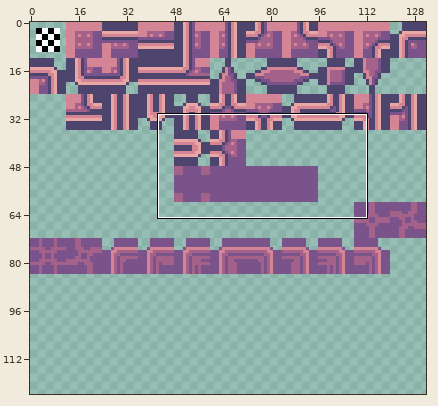
Two states of a sprite sheet, TowerOfDreams/tilesets/tFloor2/output_tileset.png. The picture above shows the old version from afar; the outline marks the close-up.
Close-up. The starting point:
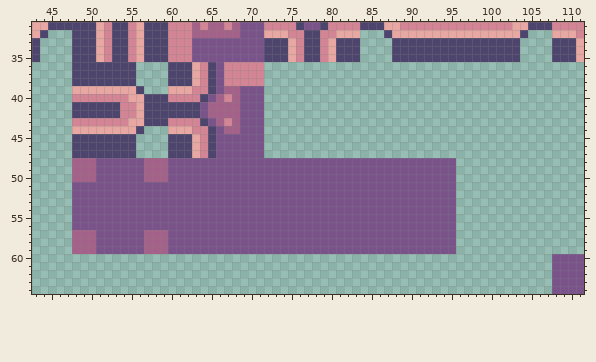
The file is 132x144 pixels. Shown: x 43..111, y 31..64. The wide view leaves out empty margins. The commit also changed other parts of the picture, which this record leaves out.
After the commit:
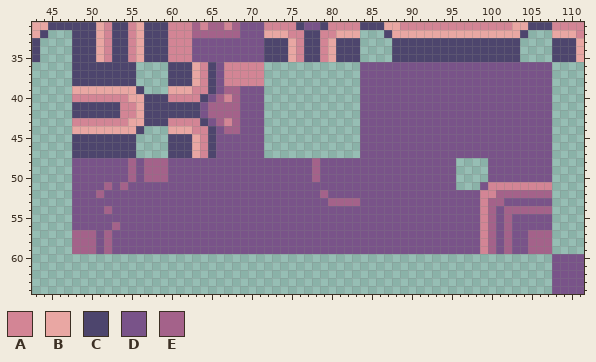
Palette (. is transparent): A #d38595  B #e9a7a3  C #4d456d  D #795389  E #a4628a
The edit:
@@ x 43..111 @@
 35 C....CCCBACCABCCCAAADDDDDDDDDCCCBACCABCCC....CCCCCCCCCCCCCCCC....CCCB
-36 .....CCCCCCCC....CCCBACDAAAAA........................................
-37 .....CCCCCCCC....CCCBACDAAAAA........................................
-38 .....CCCCCCCC....CCCBACDAAAAA........................................
-39 .....BBBBBBBBC...BBBAACDEEDDD........................................
-40 .....AAAAAAABBCCCAAAACDEAEDDD........................................
-41 .....CCCCCCAABCCCCCCCDEEEEDDD........................................
-42 .....CCCCCCAABCCCCCCCDEEEEDDD........................................
-43 .....AAAAAAABBCCCAAAACDEAEDDD........................................
-44 .....BBBBBBBBC...BBBAACDEEDDD........................................
-45 .....CCCCCCCC....CCCBACDDDDDD........................................
-46 .....CCCCCCCC....CCCBACDDDDDD........................................
-47 .....CCCCCCCC....CCCBACDDDDDD........................................
-48 .....EEEDDDDDDEEEDDDDDDDDDDDDDDDDDDDDDDDDDDDDDDDDDDDD................
-49 .....EEEDDDDDDEEEDDDDDDDDDDDDDDDDDDDDDDDDDDDDDDDDDDDD................
-50 .....EEEDDDDDDEEEDDDDDDDDDDDDDDDDDDDDDDDDDDDDDDDDDDDD................
-51 .....DDDDDDDDDDDDDDDDDDDDDDDDDDDDDDDDDDDDDDDDDDDDDDDD................
-52 .....DDDDDDDDDDDDDDDDDDDDDDDDDDDDDDDDDDDDDDDDDDDDDDDD................
-53 .....DDDDDDDDDDDDDDDDDDDDDDDDDDDDDDDDDDDDDDDDDDDDDDDD................
-54 .....DDDDDDDDDDDDDDDDDDDDDDDDDDDDDDDDDDDDDDDDDDDDDDDD................
-55 .....DDDDDDDDDDDDDDDDDDDDDDDDDDDDDDDDDDDDDDDDDDDDDDDD................
-56 .....DDDDDDDDDDDDDDDDDDDDDDDDDDDDDDDDDDDDDDDDDDDDDDDD................
-57 .....EEEDDDDDDEEEDDDDDDDDDDDDDDDDDDDDDDDDDDDDDDDDDDDD................
-58 .....EEEDDDDDDEEEDDDDDDDDDDDDDDDDDDDDDDDDDDDDDDDDDDDD................
-59 .....EEEDDDDDDEEEDDDDDDDDDDDDDDDDDDDDDDDDDDDDDDDDDDDD................
+36 .....CCCCCCCC....CCCBACDAAAAA............DDDDDDDDDDDDDDDDDDDDDDDD....
+37 .....CCCCCCCC....CCCBACDAAAAA............DDDDDDDDDDDDDDDDDDDDDDDD....
+38 .....CCCCCCCC....CCCBACDAAAAA............DDDDDDDDDDDDDDDDDDDDDDDD....
+39 .....BBBBBBBBC...BBBAACDEEDDD............DDDDDDDDDDDDDDDDDDDDDDDD....
+40 .....AAAAAAABBCCCAAAACDEAEDDD............DDDDDDDDDDDDDDDDDDDDDDDD....
+41 .....CCCCCCAABCCCCCCCDEEEEDDD............DDDDDDDDDDDDDDDDDDDDDDDD....
+42 .....CCCCCCAABCCCCCCCDEEEEDDD............DDDDDDDDDDDDDDDDDDDDDDDD....
+43 .....AAAAAAABBCCCAAAACDEAEDDD............DDDDDDDDDDDDDDDDDDDDDDDD....
+44 .....BBBBBBBBC...BBBAACDEEDDD............DDDDDDDDDDDDDDDDDDDDDDDD....
+45 .....CCCCCCCC....CCCBACDDDDDD............DDDDDDDDDDDDDDDDDDDDDDDD....
+46 .....CCCCCCCC....CCCBACDDDDDD............DDDDDDDDDDDDDDDDDDDDDDDD....
+47 .....CCCCCCCC....CCCBACDDDDDD............DDDDDDDDDDDDDDDDDDDDDDDD....
+48 .....DDDDDDDEDEEEDDDDDDDDDDDDDDDDDDEDDDDDDDDDDDDDDDDD....DDDDDDDD....
+49 .....DDDDDDDEDEEEDDDDDDDDDDDDDDDDDDEDDDDDDDDDDDDDDDDD....DDDDDDDD....
+50 .....DDDDDDDEDEEEDDDDDDDDDDDDDDDDDDEDDDDDDDDDDDDDDDDD....DDDDDDDD....
+51 .....DDDDEDEDDDDDDDDDDDDDDDDDDDDDDDDDDDDDDDDDDDDDDDDD...DAAAAAAAA....
+52 .....DDDEDDDDDDDDDDDDDDDDDDDDDDDDDDDEDDDDDDDDDDDDDDDDDDDAAEEEEEEE....
+53 .....DDDDDDDDDDDDDDDDDDDDDDDDDDDDDDDDEEEEDDDDDDDDDDDDDDDAEEDDDDDD....
+54 .....DDDDEDDDDDDDDDDDDDDDDDDDDDDDDDDDDDDDDDDDDDDDDDDDDDDAEDEEEEEE....
+55 .....DDDDDDDDDDDDDDDDDDDDDDDDDDDDDDDDDDDDDDDDDDDDDDDDDDDAEDEDDDDD....
+56 .....DDDDDEDDDDDDDDDDDDDDDDDDDDDDDDDDDDDDDDDDDDDDDDDDDDDAEDEDDDDD....
+57 .....EEEDEDDDDDDDDDDDDDDDDDDDDDDDDDDDDDDDDDDDDDDDDDDDDDDAEDEDDEEE....
+58 .....EEEDEDDDDDDDDDDDDDDDDDDDDDDDDDDDDDDDDDDDDDDDDDDDDDDAEDEDDEEE....
+59 .....EEEDEDDDDDDDDDDDDDDDDDDDDDDDDDDDDDDDDDDDDDDDDDDDDDDAEDEDDEEE....
 60 .................................................................DDDD
